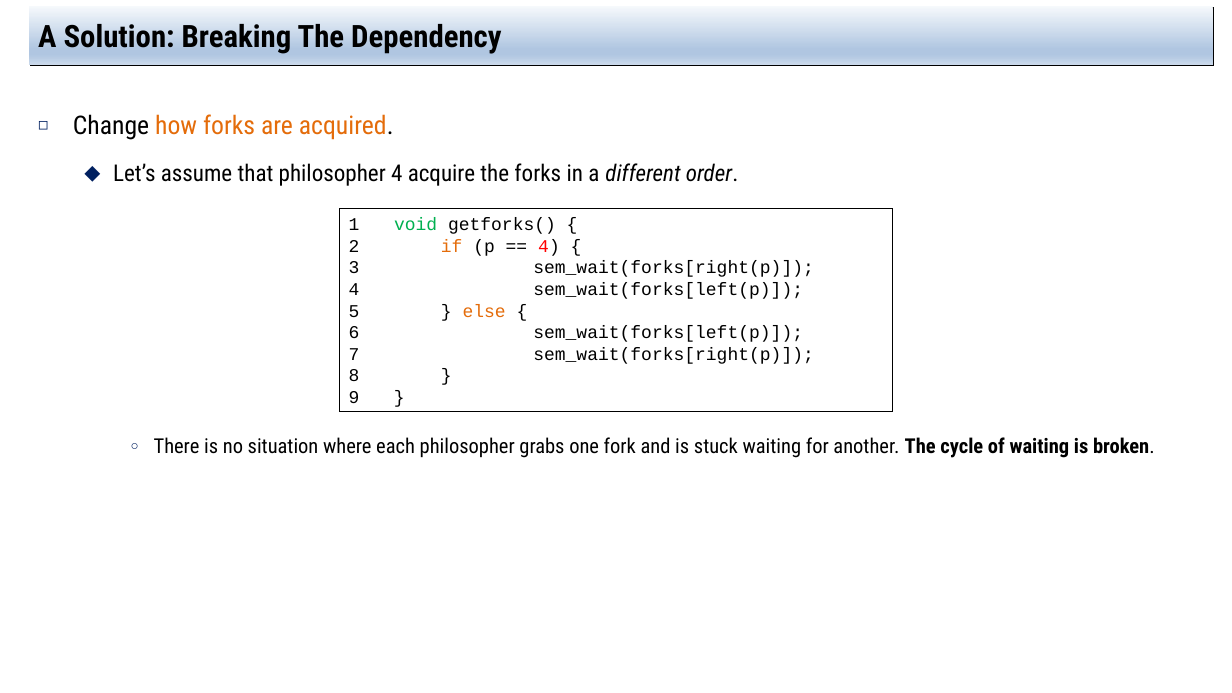
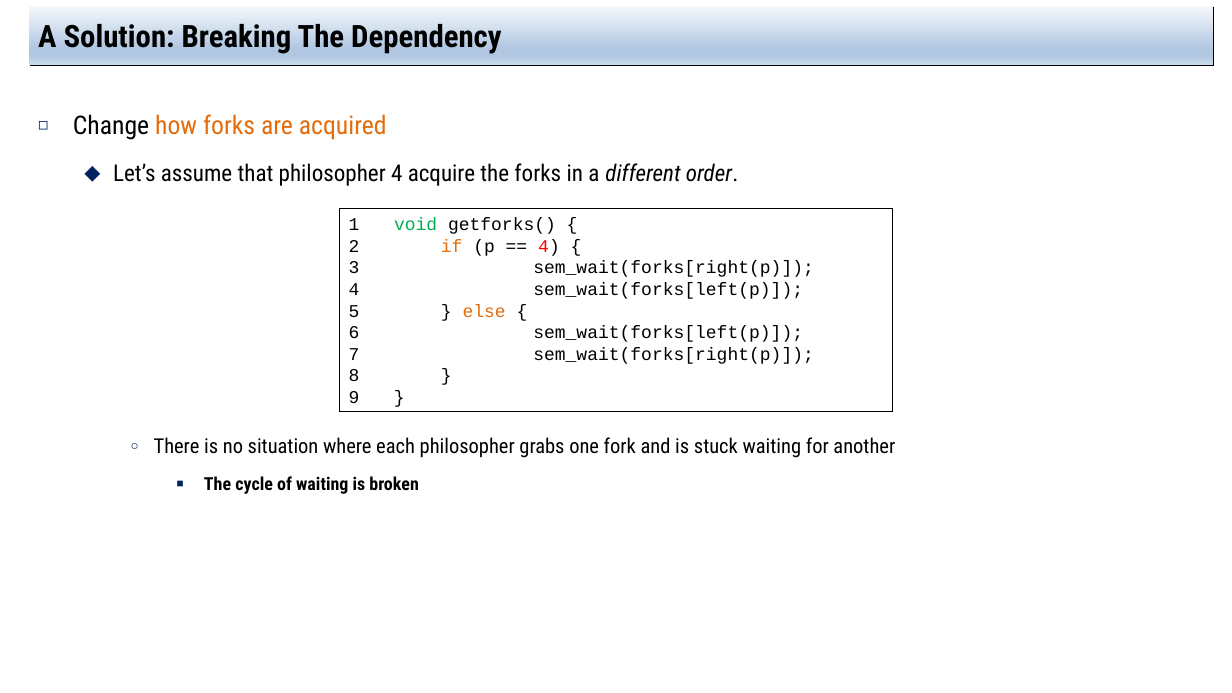
Before and after one commit to jachermocilla/extra-course-materials, a slide deck: slide 29 of cmsc125/ostep/slides/02.Concurrency/31.Semaphore.pptx. Drawn at 1232x693 pixels with LibreOffice and Linux fonts; fonts in the diff are those of the drawing. Boxes give left, top, right and bottom in pixels: in the first picture for what was removed or moved away, otherwise in the second. Text is boxed around its words. In the diff, an @@ line names an element or a change of style, - is before the commit and + after.

```diff
--- a/cmsc125/ostep/slides/02.Concurrency/31.Semaphore.pptx
+++ b/cmsc125/ostep/slides/02.Concurrency/31.Semaphore.pptx
@@ text at <box>73,114,387,140</box>: text changed @@
-◻ Change how forks are acquired.
+◻ Change how forks are acquired
@@ text at <box>154,437,895,494</box>: text changed @@
-    ○ There is no situation where each philosopher grabs one fork and is stuck waiting for another. The cycle of waiting is broken.
+    ○ There is no situation where each philosopher grabs one fork and is stuck waiting for another
+      ■ The cycle of waiting is broken
```
Also in this commit, not shown: 17 other slides changed, 1 other file.
